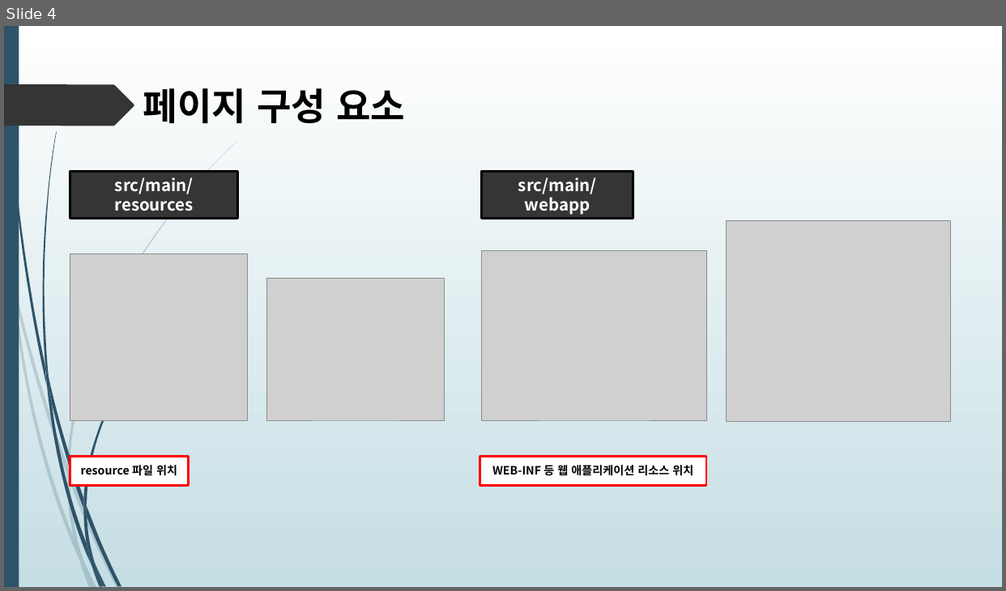
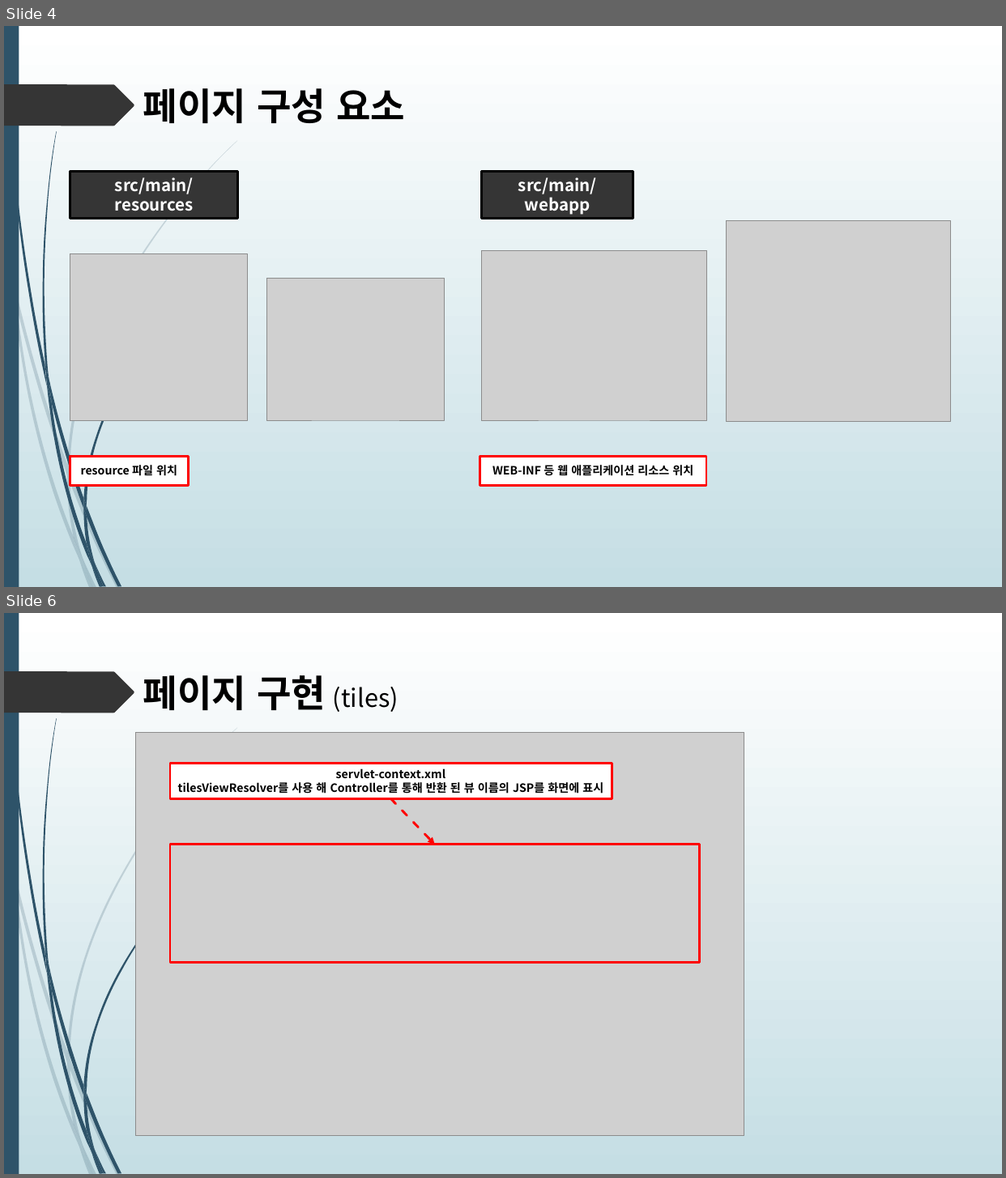
Before and after one commit to himediaai/DongOuk, a slide deck: 쇼핑몰.pptx. Shown one above the other, each under a label of ours: slide 4 before the commit, slides 4 and 6 after it; the slides between them are not shown. The pictures are 1006x591 and 1006x1178 pixels, drawn with LibreOffice and Linux fonts; fonts in the diff are those of the drawing; grey boxes stand for pictures. Boxes give left, top, right and bottom in pixels: in the first picture for what was removed or moved away, otherwise in the second. Text is boxed around its words. In the diff, an @@ line names an element or a change of style, - is before the commit and + after.

```diff
--- a/쇼핑몰.pptx
+++ b/쇼핑몰.pptx
@@ slide 6 added at [4, 613, 1002, 1174], background gradient #FFFFFF to #C5DEE5; not listed: 24 template elements that a slide beside it also shows @@
@@ text added at [143, 675, 398, 712], 24 pt, text #000000 @@
+페이지 구현 (tiles)
@@ picture added at [136, 732, 744, 1135] @@
@@ rectangle added at [170, 764, 612, 798], fill #FFFFFF, outline #FF0000 2.25 pt, 11 pt, text #000000, bold @@
+servlet-context.xml
+tilesViewResolver를 사용 해 Controller를 통해 반환 된 뷰 이름의 JSP를 화면에 표시
@@ arrow added from (391, 798) to (435, 845), #FF0000 2.25 pt dashed @@
@@ rectangle added at [170, 845, 700, 962], outline #FF0000 2.25 pt @@
```
Also in this commit, not shown: 2 slides changed, 5 other slides added.
